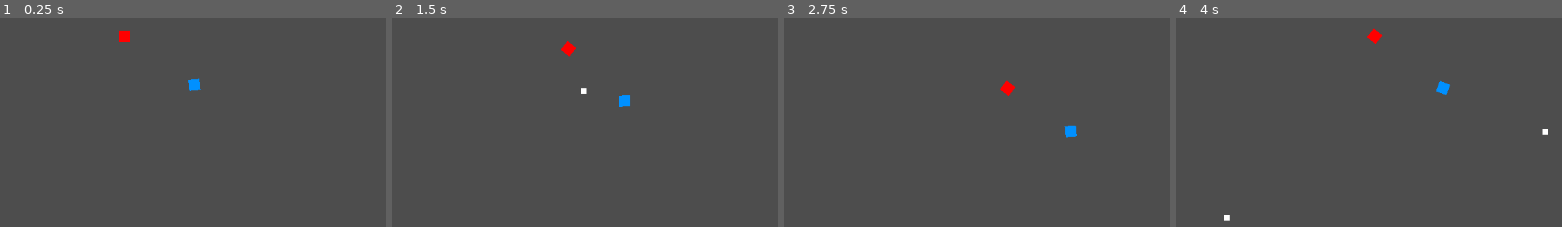
Above: before the commit, frames 1-4 (left to right).
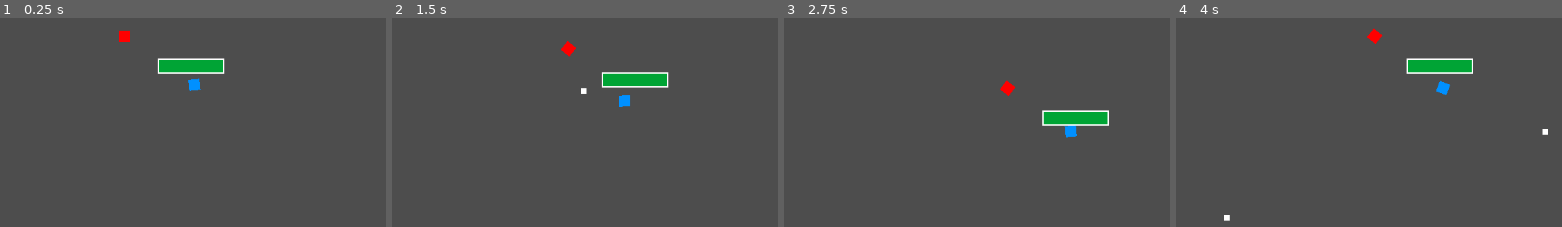
Above: after the commit, the same moments.

Repository: DemonKingSwarn/i-cant-stop-twinkling
Game: Godot game, scene res://Scenes/world.tscn
The game is run twice, just before and just after one commit, with the same random seed, the same clock (stepped at 60 frames per second) and the same inputs.
Inputs (mouse positions are % of the whole screen's width and height, from its top left):
- Up to frame 1 (0.25 s): no input
- Up to frame 2 (1.5 s): tap Enter at 0.5 s; move the mouse to (71, 43) at 0.52 s; hold D (right) 0.53-1.28 s; click (71, 43) at 0.6 s; move the mouse to (28, 54) at 1.27 s; hold S (down) from 1.28 s (still down); click (28, 54) at 1.35 s
- Up to frame 3 (2.75 s): move the mouse to (59, 25) at 2.02 s; release S (down) at 2.03 s; hold D (right) from 2.03 s (still down); click (59, 25) at 2.1 s
- Up to frame 4 (4 s): move the mouse to (43, 70) at 2.77 s; release D (right) at 2.78 s; hold W (up) 2.78-3.53 s; click (43, 70) at 2.85 s; move the mouse to (79, 64) at 3.52 s; hold A (left) from 3.53 s (still down); click (79, 64) at 3.6 s
The pictures show only the part of the screen within x 23-73%, y 32-82%; the shares and areas given below are measured in that part.

The runs differ from the first frame. In frame 1, 1.3% of the frame differs, in the area x 40-59%, y 19-27%; in frame 2, 1.3%; in frame 3, 1.3%; in frame 4, 1.3%.

Commit message:
health system added

Diff:
--- /dev/null
+++ b/Scenes/healthbar.tscn
@@ -0,0 +1,27 @@
+[gd_scene load_steps=3 format=3 uid="uid://xr8se3k4mrwx"]
+
+[ext_resource type="Theme" uid="uid://t2dmrq7tddt0" path="res://Themes/healthbar_theme.tres" id="1_lmha3"]
+[ext_resource type="Script" path="res://Scripts/ProgressBar.gd" id="2_gk613"]
+
+[node name="Control" type="Control"]
+layout_mode = 3
+anchors_preset = 15
+anchor_right = 1.0
+anchor_bottom = 1.0
+offset_left = -5.0
+offset_top = 1.0
+offset_right = -5.0
+offset_bottom = 1.0
+grow_horizontal = 2
+grow_vertical = 2
+
+[node name="ProgressBar" type="ProgressBar" parent="."]
+layout_mode = 0
+offset_left = 3.0
+offset_top = -5.0
+offset_right = 99.0
+offset_bottom = 17.0
+theme = ExtResource("1_lmha3")
+value = 100.0
+show_percentage = false
+script = ExtResource("2_gk613")
--- a/Scenes/world.tscn
+++ b/Scenes/world.tscn
@@ -1,9 +1,10 @@
-[gd_scene load_steps=7 format=3 uid="uid://c2s3h5w2iv532"]
+[gd_scene load_steps=8 format=3 uid="uid://c2s3h5w2iv532"]
 
 [ext_resource type="Script" path="res://Scripts/Player.gd" id="1_dsh76"]
 [ext_resource type="Script" path="res://Scripts/Marker2D.gd" id="2_lsgbw"]
 [ext_resource type="Texture2D" uid="uid://b54kgvtujy5dq" path="res://player.png" id="3_4u0ny"]
 [ext_resource type="PackedScene" uid="uid://bfl66njbox42k" path="res://Scenes/enemy.tscn" id="4_s8gu6"]
+[ext_resource type="PackedScene" uid="uid://xr8se3k4mrwx" path="res://Scenes/healthbar.tscn" id="5_ci2nq"]
 
 [sub_resource type="RectangleShape2D" id="RectangleShape2D_2vshc"]
 size = Vector2(16, 16)
@@ -41,6 +42,12 @@
 rotation = 3.14159
 scale = Vector2(3, 3)
 
+[node name="Control" parent="Player" instance=ExtResource("5_ci2nq")]
+offset_left = -46.0
+offset_top = -35.0
+offset_right = -46.0
+offset_bottom = -35.0
+
 [node name="Camera2D" type="Camera2D" parent="."]
 position = Vector2(10, -1)
 
--- a/Scripts/Player.gd
+++ b/Scripts/Player.gd
@@ -5,6 +5,11 @@
 @export var playerSpeed : int = 100
 @export var bulletSpeed = 1000
 @export var fireRate = 0.2
+@export var hitpoints : int = 100
+
+var maxHitpoints =  hitpoints
+
+@onready var healthbar = get_parent().get_node("Control/ProgressBar")
 
 var canFire = true
 
@@ -26,6 +31,12 @@
 
 	move_and_slide()
 
+func damage(damageCount):
+	hitpoints -= damageCount
+	healthbar.set_percent_value_int(hitpoints)
+	if hitpoints <= 0:
+		queue_free()
+
 func shoot():
 	var bulletInstance = bullet.instantiate()
 
--- /dev/null
+++ b/Scripts/ProgressBar.gd
@@ -0,0 +1,8 @@
+extends ProgressBar
+
+func _ready():
+	#$ProgressBar.value = 100
+	print("temp")
+
+func set_percent_value_int(value):
+	$ProgressBar.value = value
--- /dev/null
+++ b/Themes/healthbar_theme.tres
@@ -0,0 +1,27 @@
+[gd_resource type="Theme" load_steps=3 format=3 uid="uid://t2dmrq7tddt0"]
+
+[sub_resource type="StyleBoxFlat" id="StyleBoxFlat_mud15"]
+bg_color = Color(0.6, 0.6, 0.6, 0)
+border_width_left = 2
+border_width_top = 2
+border_width_right = 2
+border_width_bottom = 2
+border_color = Color(1, 1, 1, 1)
+
+[sub_resource type="StyleBoxFlat" id="StyleBoxFlat_toljv"]
+bg_color = Color(0, 0.643137, 0.207843, 1)
+border_width_left = 2
+border_width_top = 2
+border_width_right = 2
+border_width_bottom = 2
+border_color = Color(0.8, 0.8, 0.8, 0)
+
+[resource]
+ProgressBar/colors/font_color = Color(0, 0, 0, 1)
+ProgressBar/colors/font_outline_color = Color(0, 0, 0, 1)
+ProgressBar/colors/font_shadow_color = Color(0, 0, 0, 1)
+ProgressBar/constants/outline_size = 0
+ProgressBar/font_sizes/font_size = 16
+ProgressBar/fonts/font = null
+ProgressBar/styles/background = SubResource("StyleBoxFlat_mud15")
+ProgressBar/styles/fill = SubResource("StyleBoxFlat_toljv")
